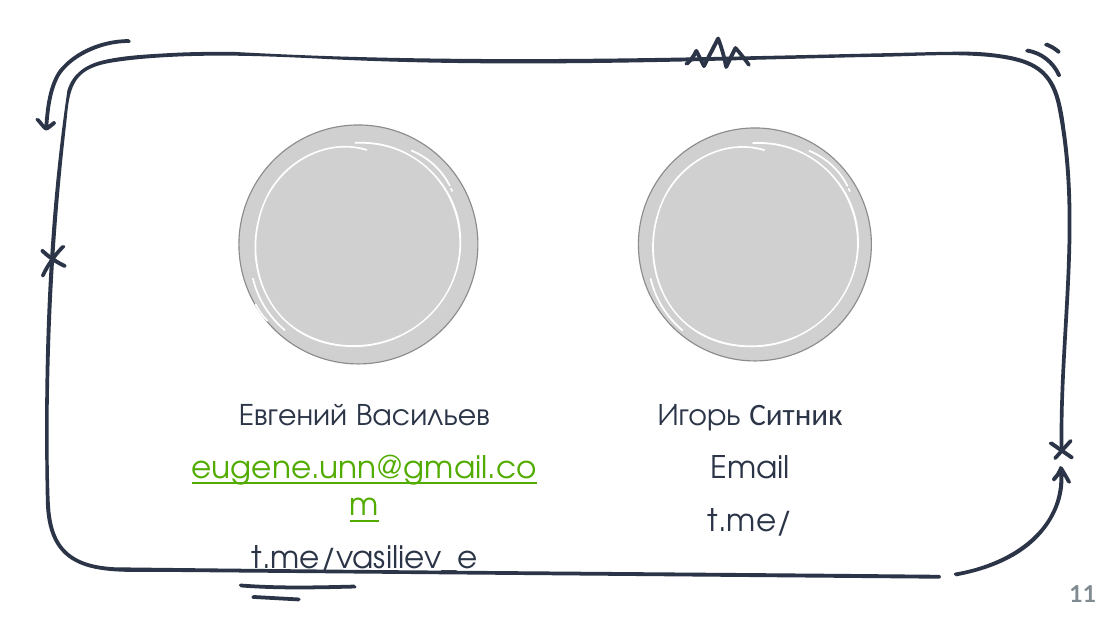
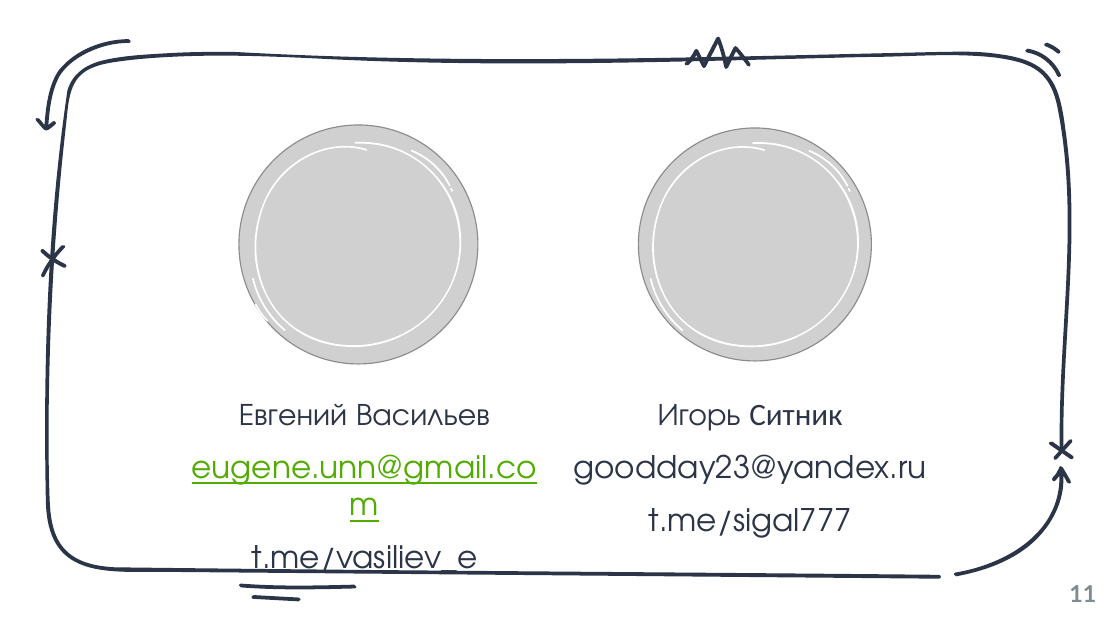
Before and after one commit to FenixFly/hackathon_predict_pdz, a slide deck: slide 11 of FRIENDS.pptx. Drawn at 1120x630 pixels with LibreOffice and Linux fonts; fonts in the diff are those of the drawing; grey boxes stand for pictures. Boxes give left, top, right and bottom in pixels: in the first picture for what was removed or moved away, otherwise in the second. Text is boxed around its words. In the diff, an @@ line names an element or a change of style, - is before the commit and + after.

```diff
--- a/FRIENDS.pptx
+++ b/FRIENDS.pptx
@@ text at <box>574,454,927,538</box>: text changed @@
-Email
-t.me/
+goodday23@yandex.ru
+t.me/sigal777
```
Also in this commit, not shown: 1 other file.
